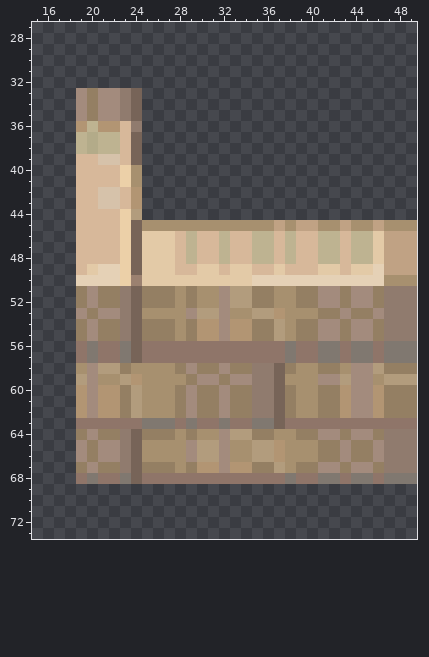
File history of a sprite sheet, Assets/Sprites/ruins/ruins_bottomLeft.png. Above is the file before it was changed.
The file is 50x100 pixels. Shown: x 15..49, y 27..73.
The result:
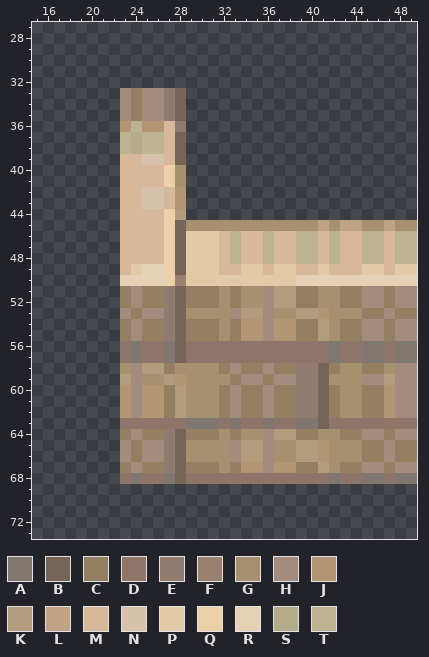
Palette (. is transparent): A #807870  B #776458  C #947f63  D #8f7569  E #907b6e  F #9b8170  G #a7906f  H #a38b7d  J #b29573  K #b29c7d  L #c0a284  M #d7b89a  N #d6c2aa  P #e3caa7  Q #ecd0a8  R #e5d1b6  S #b3ab89  T #beb391
Changes in this commit:
Changed rows in their new state; - is an unchanged pixel.
first column x 19:
33 ....HCHHEB---------------------
34 ....HCHHEB---------------------
35 ....HCHHEB---------------------
36 ....JTJJME---------------------
37 ....TSTTMB---------------------
38 ....TSTTMB---------------------
39 ....-MNNMB---------------------
40 ....MMMMQG---------------------
41 ....MMMMQG---------------------
42 ....-MNNMJ---------------------
43 ....-MNNMJ---------------------
44 ....MMMMQK---------------------
45 ....MMMMQB--------G-GGL--L-GL--
46 ....MMMMQBPPPMT-M--MTTM--M-TMTT
47 ....MMMMQBPPPMT-M--MTTM--M-TMTT
48 ....MMMMQBPPPMT-M--MTTM--M-TMTT
49 ....MPRRQBP---M-P--P---M-M-PMPP
50 ....RRRRQF------PPPP--------RRR
51 ....CH--EB-CCGCGGHKK--GG-C-HCHH
52 ....CH--EB-CCGCGGHKK--GG-C-HCHH
53 ....HCHHEBGGGGHK-HG-KKJGGG-CHCC
54 ....CH--EB-CCGC-JHJJ--KG-C-HCHH
55 ....CH--EB-CCGC-JHJJ--KG-C-HCHH
56 ....DA--AB---------D--D--D-AD--
57 ....DA--AB---------D--D--D-AD--
58 ....GHKKCGGGGCH-CHC-EEB--GCCGHH
59 ....-H--KJGGGGC-HCHHEEBGGG-H-HH
60 ....JHJJCKGGGCH-CHC-EEB-GGCCJHH
61 ....JHJJCKGGGCH-CHC-EEB-GGCCJHH
62 ....JHJJCKGGGCH-CHC-EEB-GGCCJHH
63 ....--DDD--AADA-D-D-AAB--------
64 ....CH--EB-CCGCGGHKK--GG-C-HCHH
65 ....HCHHEBGGGGHK-HG-KKJGGG-CHCC
66 ....HCHHEBGGGGHK-HG-KKJGGG-CHCC
67 ....CH--EB-CCGC-JHJJ--KG-C-HCHH
68 ....DA--AB---------D--D--D-AD--
Pixel boxes of the changes (left, top, right, bottom) in both pictures:
changed: (76, 88, 417, 484)
